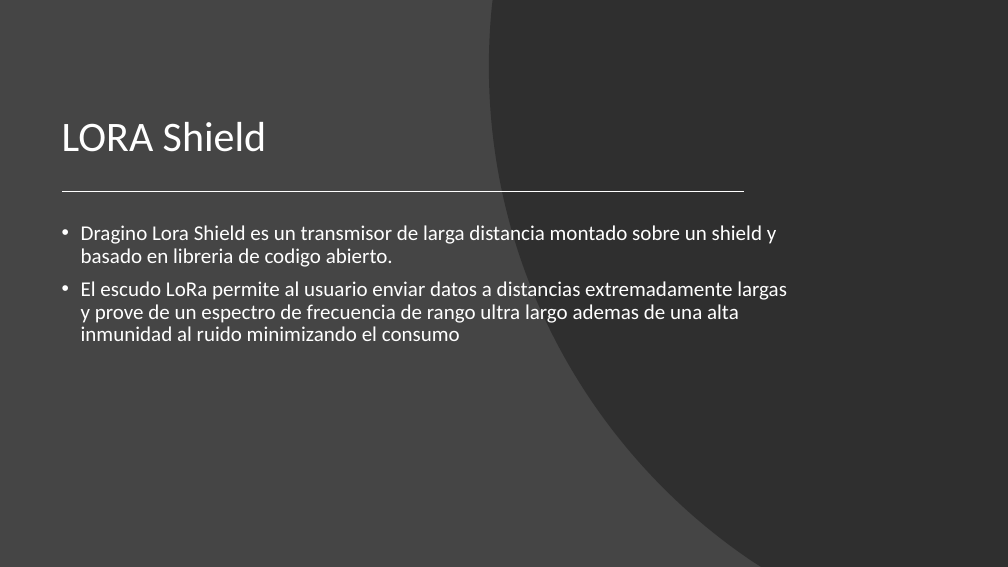
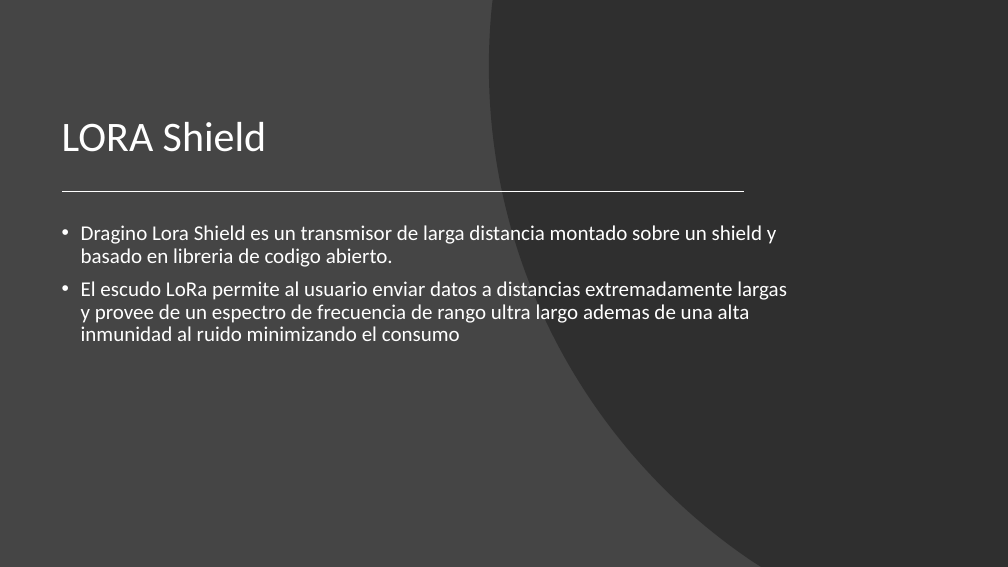
Before and after one commit to alvant01/Robotica, a slide deck: slide 4 of Posicionamiento y Sistemas de Direccion.pptx. Drawn at 1008x567 pixels with LibreOffice and Linux fonts; fonts in the diff are those of the drawing. Boxes give left, top, right and bottom in pixels: in the first picture for what was removed or moved away, otherwise in the second. Text is boxed around its words. In the diff, an @@ line names an element or a change of style, - is before the commit and + after.

```diff
--- a/Posicionamiento y Sistemas de Direccion.pptx
+++ b/Posicionamiento y Sistemas de Direccion.pptx
@@ text at <box>81,281,787,341</box>: text changed @@
-• El escudo LoRa permite al usuario enviar datos a distancias extremadamente largas y prove de un espectro de frecuencia de rango ultra largo ademas de una alta inmunidad al ruido minimizando el consumo
+• El escudo LoRa permite al usuario enviar datos a distancias extremadamente largas y provee de un espectro de frecuencia de rango ultra largo ademas de una alta inmunidad al ruido minimizando el consumo
```
Also in this commit, not shown: 4 slides added, 3 slides removed, 1 other file.
